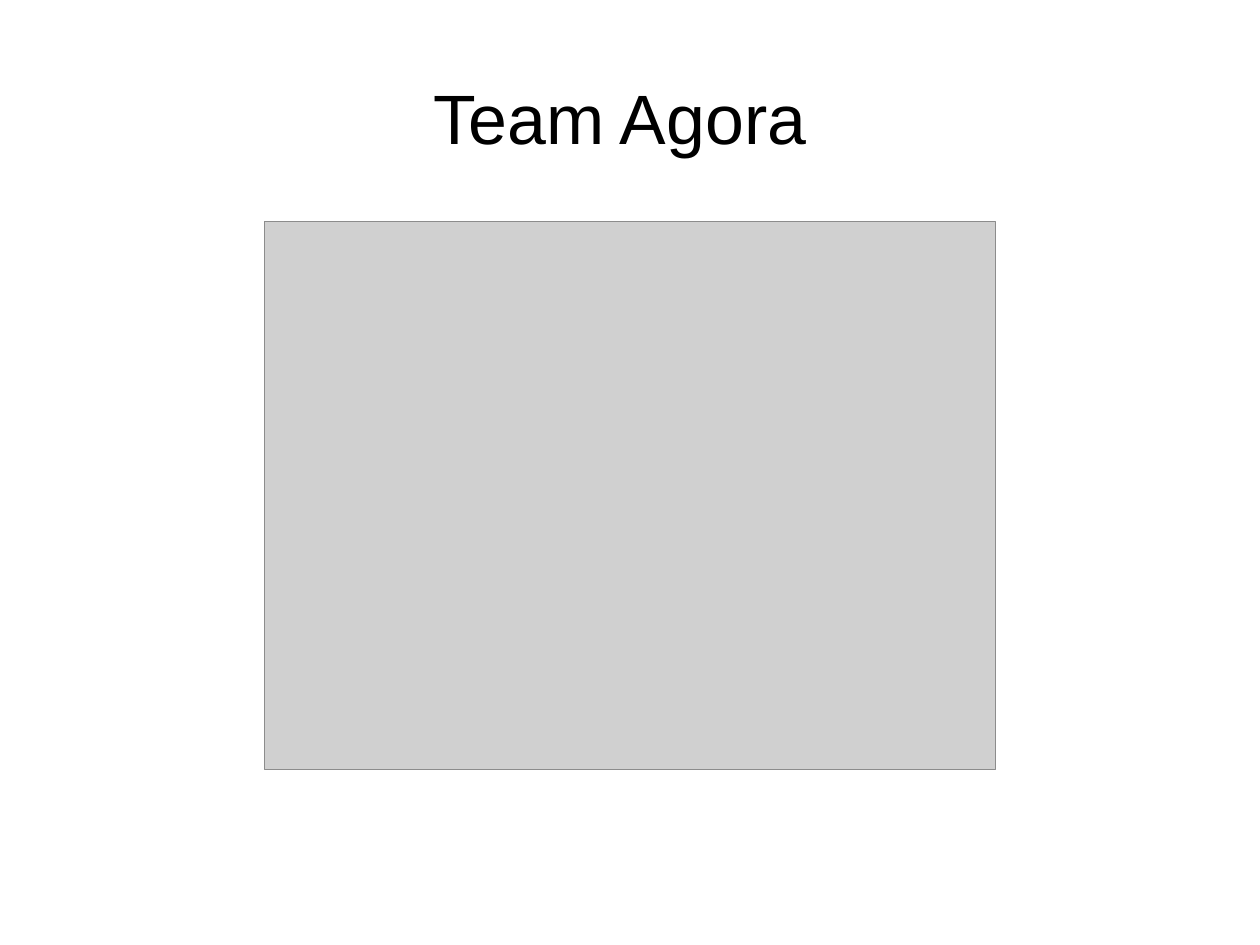
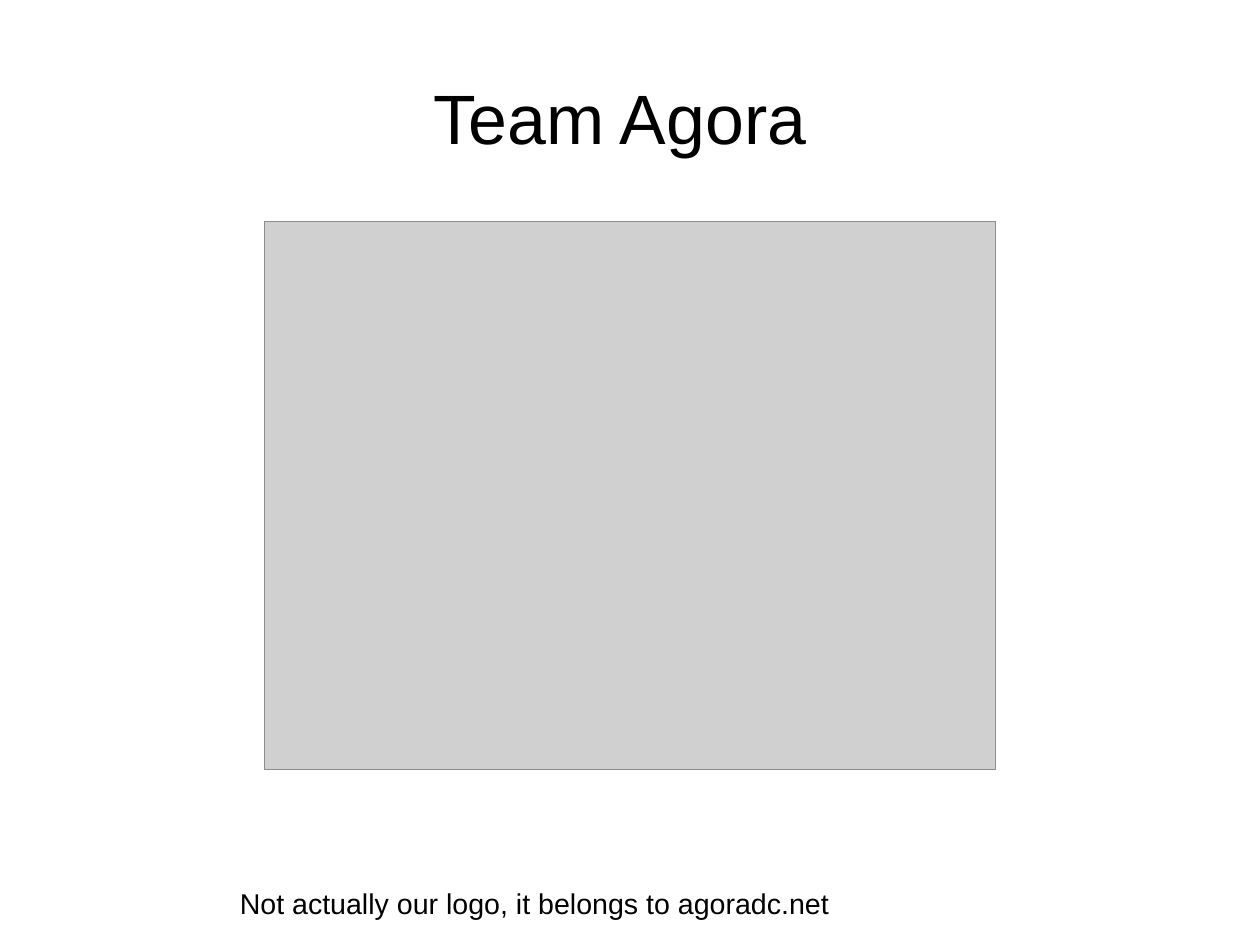
Before and after one commit to dboshardy/auction-site-agora, a slide deck: slide 1 of final_iteration/presentation.odp. Drawn at 1260x945 pixels with LibreOffice and Linux fonts; fonts in the diff are those of the drawing; grey boxes stand for pictures. Boxes give left, top, right and bottom in pixels: in the first picture for what was removed or moved away, otherwise in the second. Text is boxed around its words. In the diff, an @@ line names an element or a change of style, - is before the commit and + after.

Commit message:
more presentation updates

```diff
--- a/final_iteration/presentation.odp
+++ b/final_iteration/presentation.odp
@@ text added at bbox=[240, 893, 829, 919], 18 pt, text #000000 @@
+Not actually our logo, it belongs to agoradc.net
```
